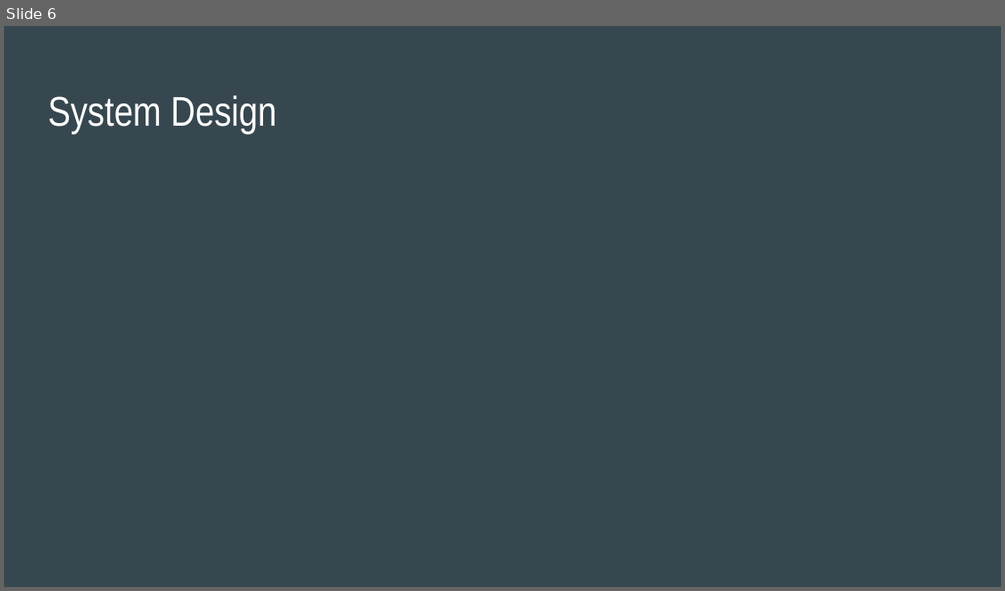
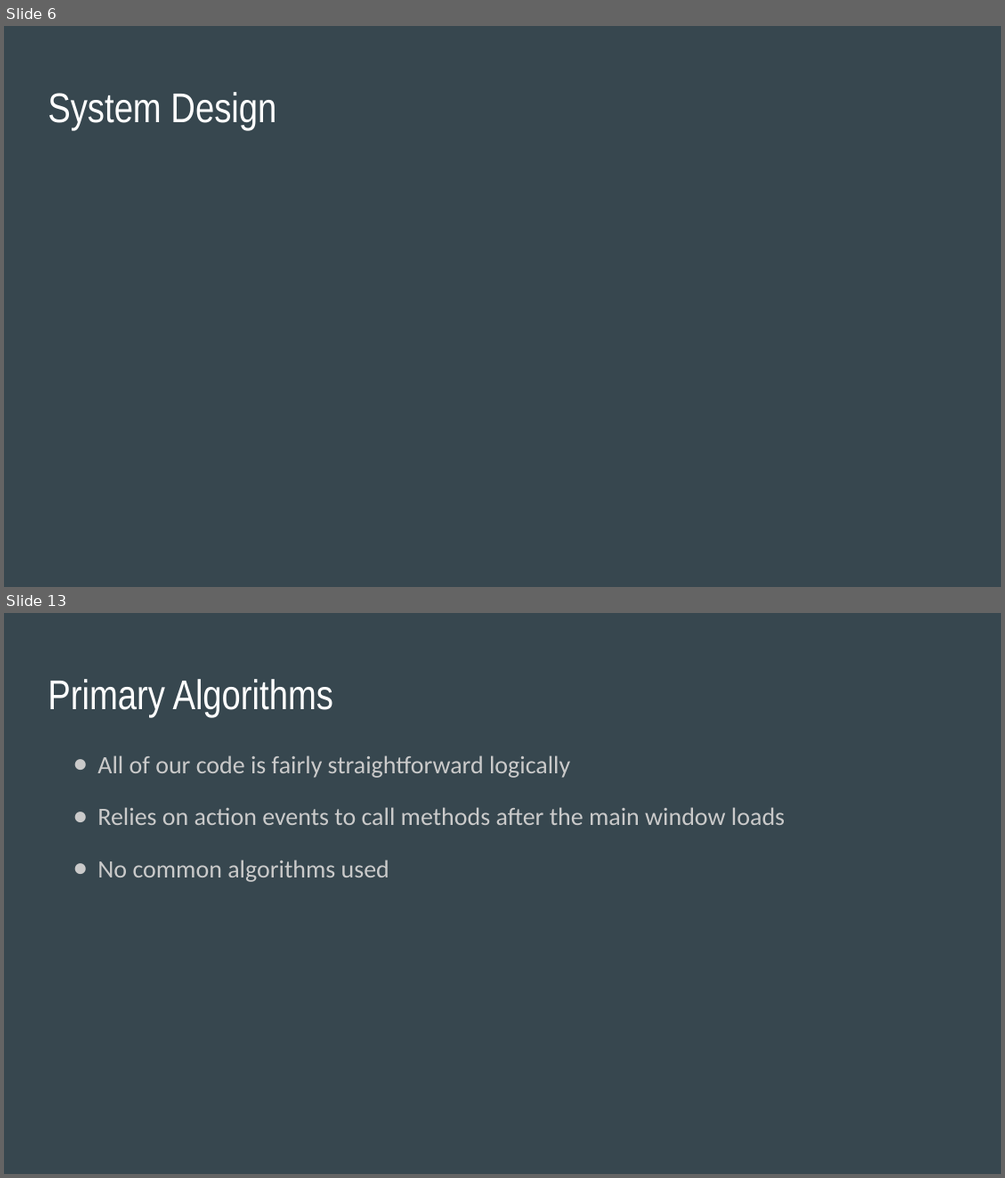
Before and after one commit to jon3654/synthsgw, a slide deck: Presentation.odp. Shown one above the other, each under a label of ours: slide 6 before the commit, slides 6 and 13 after it; the slides between them are not shown. The pictures are 1005x591 and 1005x1178 pixels, drawn with LibreOffice and Linux fonts; fonts in the diff are those of the drawing. Boxes give left, top, right and bottom in pixels: in the first picture for what was removed or moved away, otherwise in the second. Text is boxed around its words. In the diff, an @@ line names an element or a change of style, - is before the commit and + after.

```diff
--- a/Presentation.odp
+++ b/Presentation.odp
@@ slide 13 added at [4, 613, 1001, 1174], background #37474F @@
@@ title added at [48, 679, 334, 717], 30 pt, text #FFFFFF @@
+Primary Algorithms
@@ text added at [97, 755, 785, 882], 18 pt, text #CACACA @@
+● All of our code is fairly straightforward logically
+● Relies on action events to call methods after the main window loads
+● No common algorithms used
@@ slide 6 changed as well @@
@@ title "System Design" at [48, 92, 276, 130]: vertical alignment top to middle @@
```
Also in this commit, not shown: 4 other slides changed, 11 other slides added, 1 slide removed.
